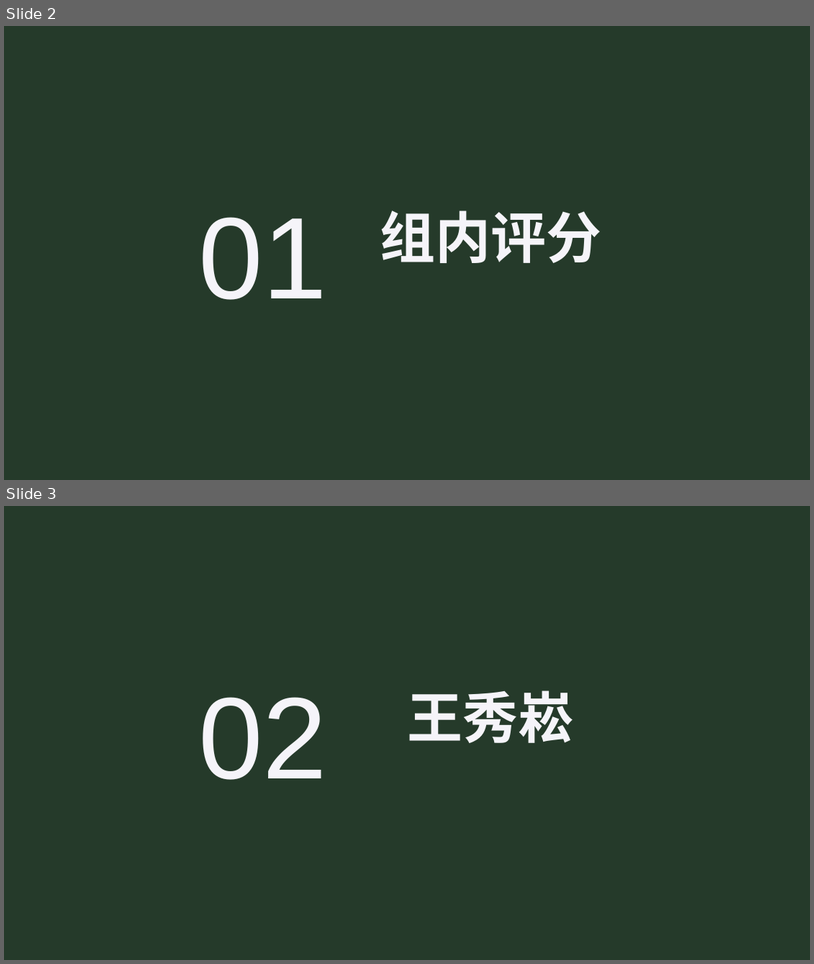
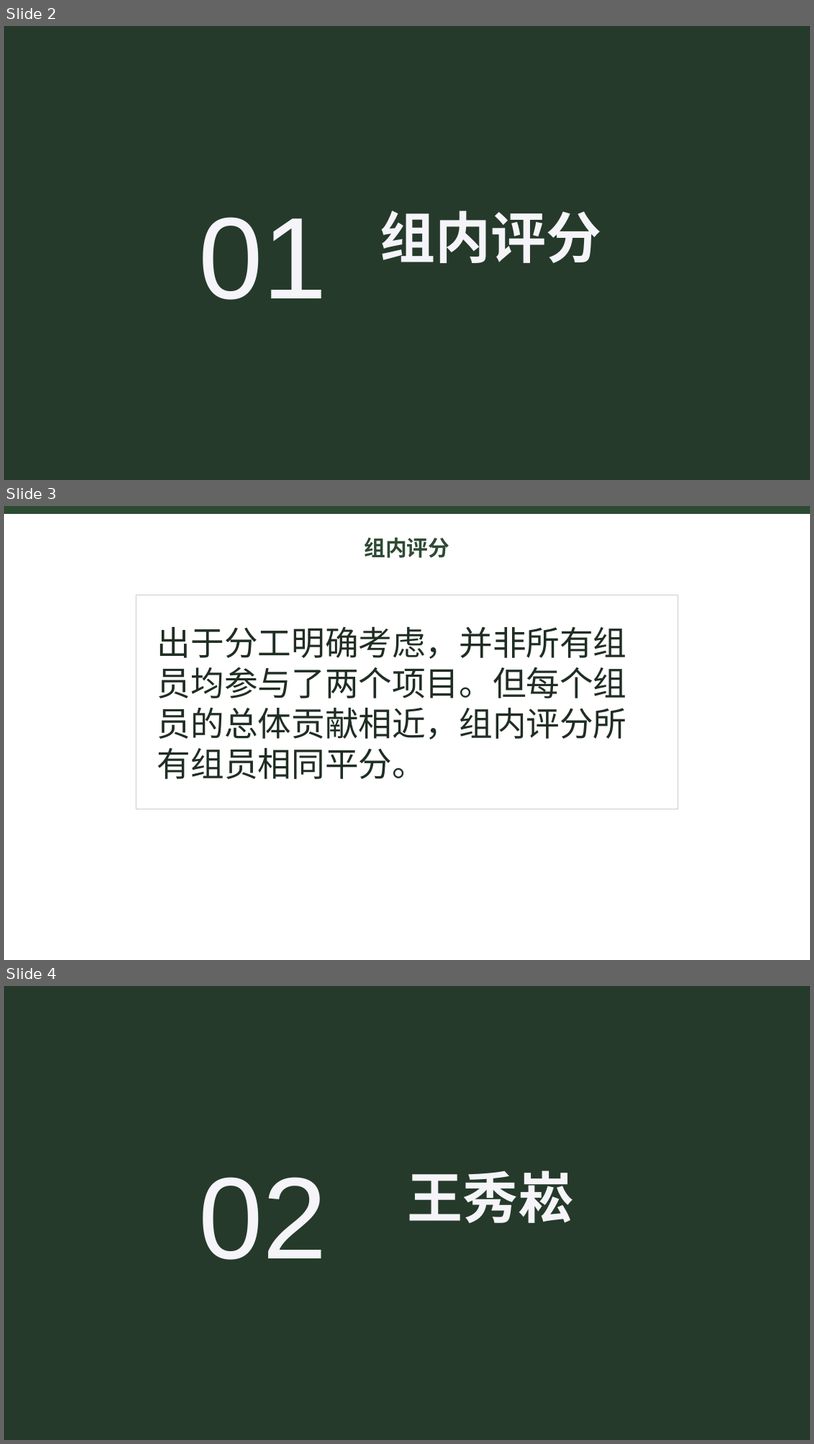
Before and after one commit to fivekilo/myrag, a slide deck: report/myrag总结.pptx. Shown one above the other, each under a label of ours: slides 2 and 3 before the commit, slides 2, 3 and 4 after it. The pictures are 814x964 and 814x1444 pixels, drawn with LibreOffice and Linux fonts; fonts in the diff are those of the drawing. Boxes give left, top, right and bottom in pixels: in the first picture for what was removed or moved away, otherwise in the second. Text is boxed around its words. In the diff, an @@ line names an element or a change of style, - is before the commit and + after.

Commit message:
组内评分和报告最终修改

```diff
--- a/report/myrag总结.pptx
+++ b/report/myrag总结.pptx
@@ slide 3 added at [4,506,810,960], background #FFFFFF @@
@@ rectangle added at [4,506,810,513], fill #2D4A33, outline #2D4A33 0 pt @@
@@ text added at [364,537,450,558], 25.5 pt, text #2D4A33, bold @@
+组内评分
@@ rectangle added at [136,595,679,808], fill #FFFFFF, outline #C7D0C4 0.75 pt @@
@@ text added at [157,626,628,779], 40 pt, text #1F2D22 @@
+出于分工明确考虑，并非所有组员均参与了两个项目。但每个组员的总体贡献相近，组内评分所有组员相同平分。
@@ what was slide 3 is now slide 4 @@
```
Also in this commit, not shown: 2 other files.
